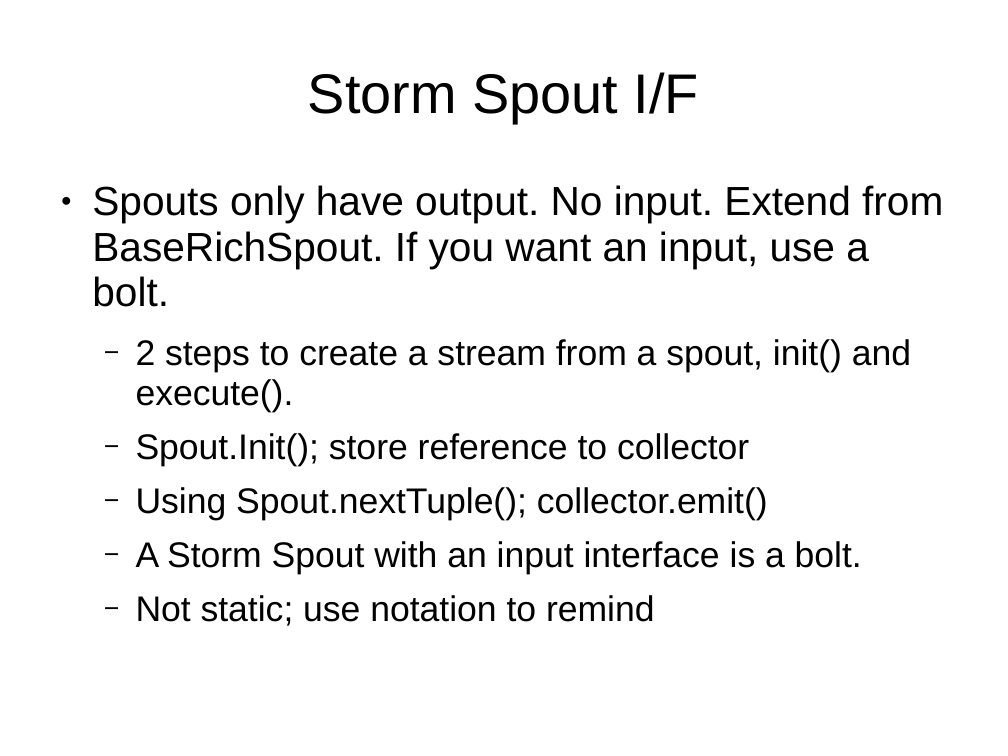
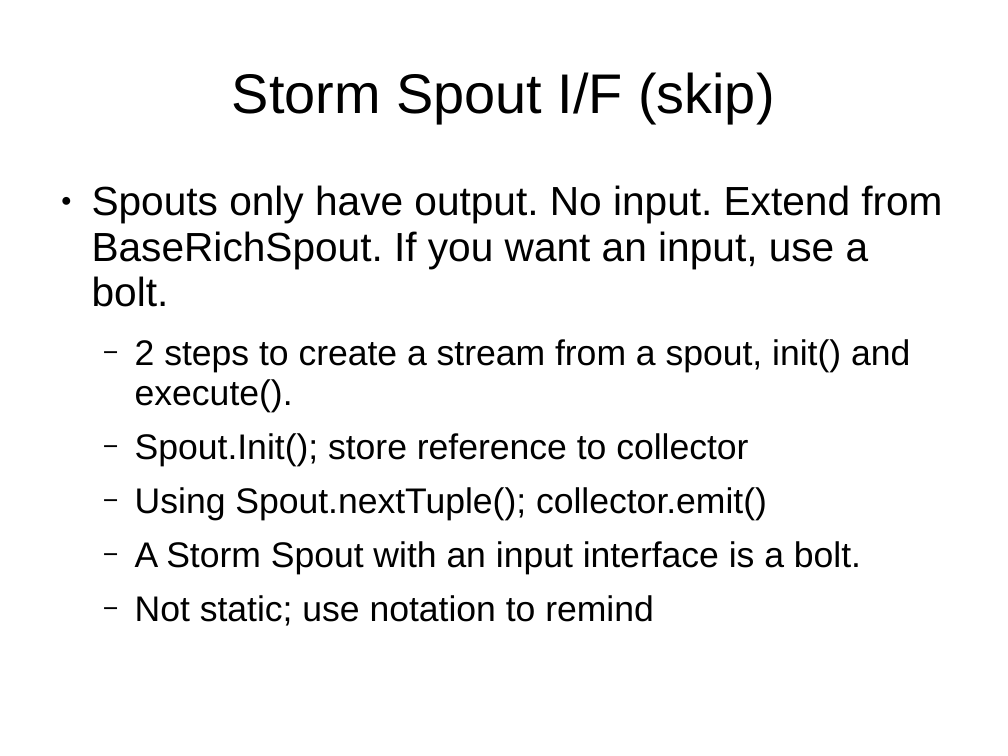
Before and after one commit to dougc333/storm, a slide deck: slide 8 of Storm.ppt (slide 3 before the commit). Drawn at 1008x756 pixels with LibreOffice and Linux fonts; fonts in the diff are those of the drawing. Boxes give left, top, right and bottom in pixels: in the first picture for what was removed or moved away, otherwise in the second. Text is boxed around its words. In the diff, an @@ line names an element or a change of style, - is before the commit and + after.

```diff
--- a/Storm.ppt
+++ b/Storm.ppt
@@ title at <box>232,72,775,123</box>: text changed @@
-Storm Spout I/F
+Storm Spout I/F (skip)
```
Also in this commit, not shown: 15 other slides changed, 13 slides added, 2 slides removed, 11 other files.
